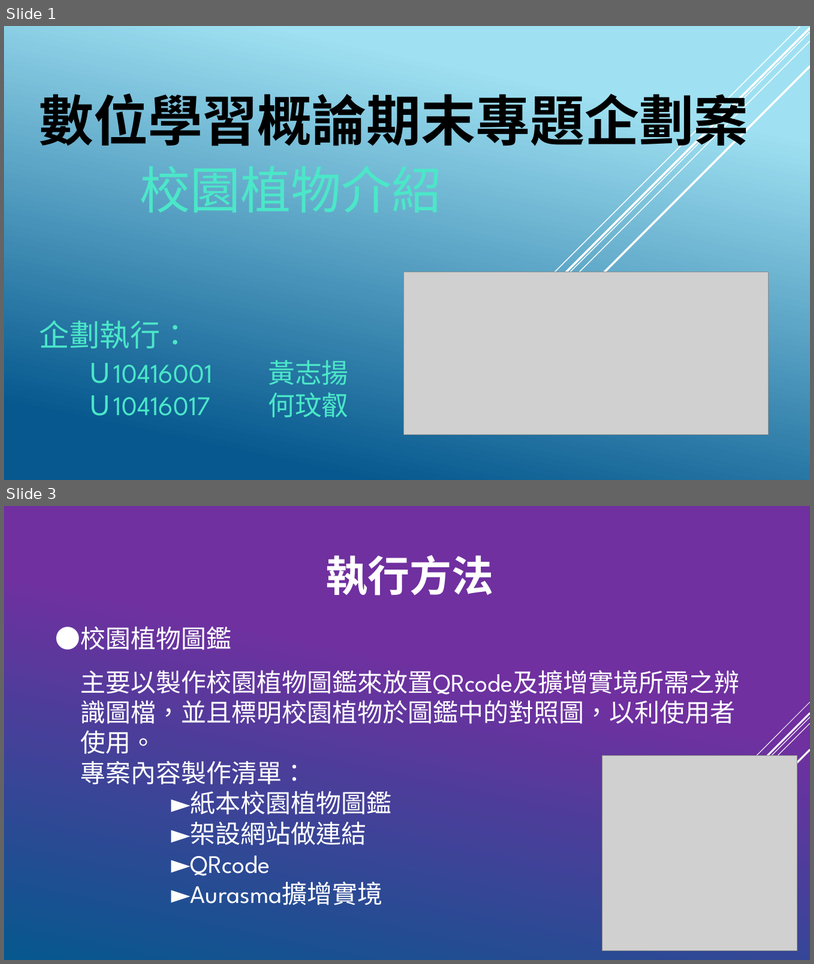
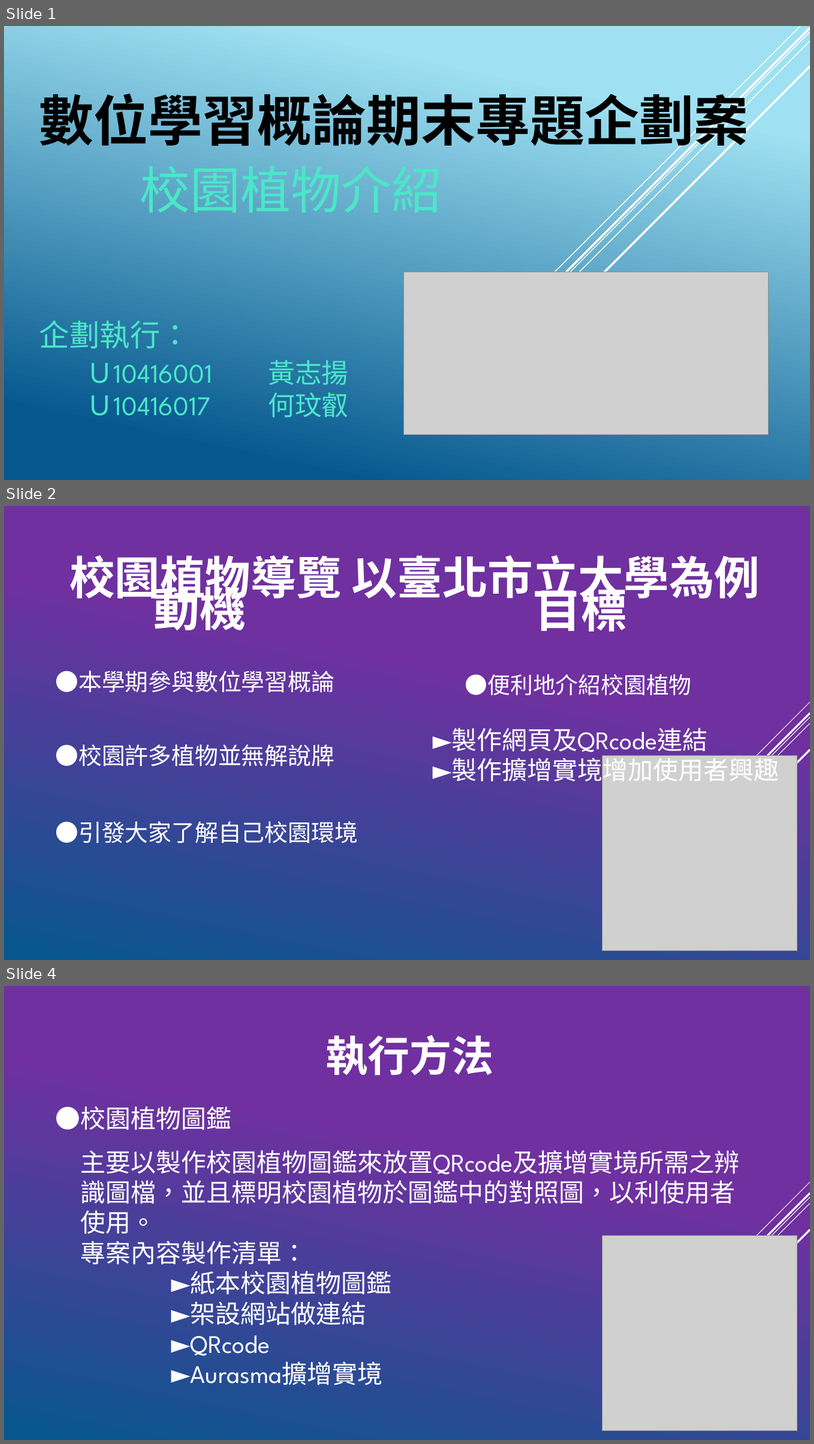
Before and after one commit to hcyuser/2016-Introduction_to_E-Learning, a slide deck: plot.pptx. Shown one above the other, each under a label of ours: slides 1 and 3 before the commit, slides 1, 2 and 4 after it; the slides between them are not shown. The pictures are 814x964 and 814x1444 pixels, drawn with LibreOffice and Linux fonts; fonts in the diff are those of the drawing; grey boxes stand for pictures. Boxes give left, top, right and bottom in pixels: in the first picture for what was removed or moved away, otherwise in the second. Text is boxed around its words. In the diff, an @@ line names an element or a change of style, - is before the commit and + after.

```diff
--- a/plot.pptx
+++ b/plot.pptx
@@ slide 2 added at (x1=4, y1=506, x2=810, y2=960), background gradient #7030A0 to #06588E; not listed: 5 template elements that a slide beside it also shows @@
@@ text added at (x1=69, y1=555, x2=760, y2=606), 54 pt, text #FFFFFF, bold @@
+校園植物導覽 以臺北市立大學為例
@@ text added at (x1=153, y1=579, x2=246, y2=637), 55 pt, text #FFFFFF, bold @@
+動機
@@ text added at (x1=535, y1=581, x2=627, y2=631), 55 pt, text #FFFFFF, bold @@
+目標
@@ text added at (x1=56, y1=670, x2=335, y2=693), 27.8 pt, text #FFFFFF @@
+●本學期參與數位學習概論
@@ title added at (x1=465, y1=674, x2=692, y2=695), 27 pt, text #FFFFFF @@
+●便利地介紹校園植物
@@ text added at (x1=452, y1=727, x2=780, y2=786), 30 pt, text #FFFFFF @@
+►製作網頁及QRcode連結
+►製作擴增實境增加使用者興趣
@@ text added at (x1=56, y1=744, x2=335, y2=766), 27.8 pt, text #FFFFFF @@
+●校園許多植物並無解說牌
@@ picture added at (x1=603, y1=755, x2=798, y2=951) @@
@@ text added at (x1=56, y1=821, x2=359, y2=843), 27.8 pt, text #FFFFFF @@
+●引發大家了解自己校園環境
@@ what was slide 3 is now slide 4 @@
```
Also in this commit, not shown: 1 slide changed, 4 other slides added, 2 slides removed.
